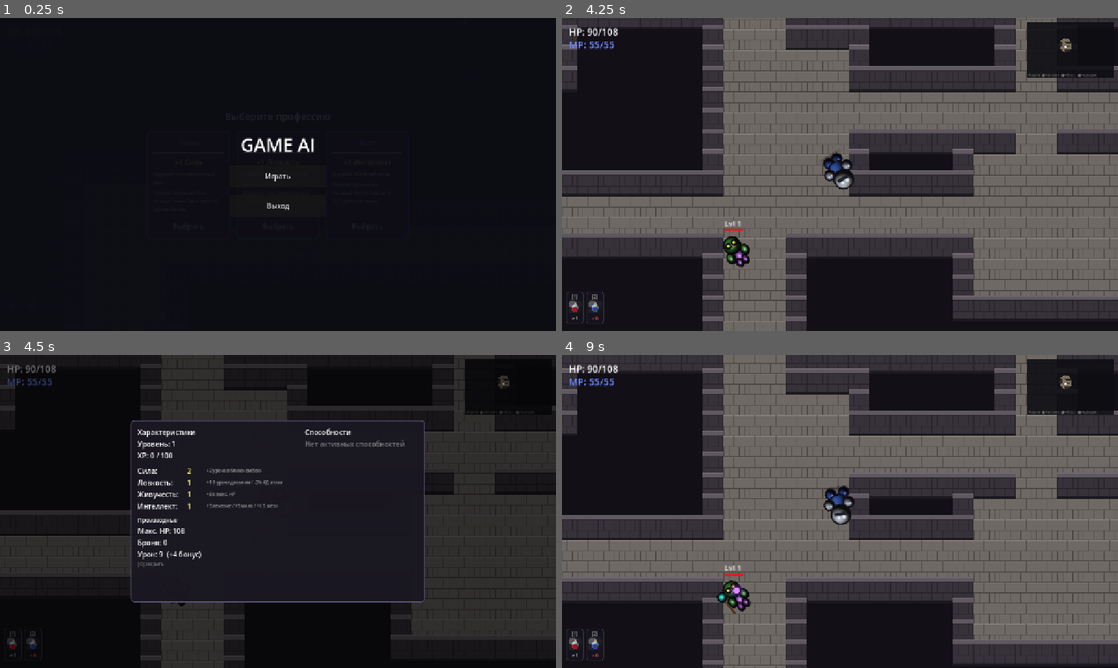
Above: before the commit, frames 1-4 (two rows, left to right).
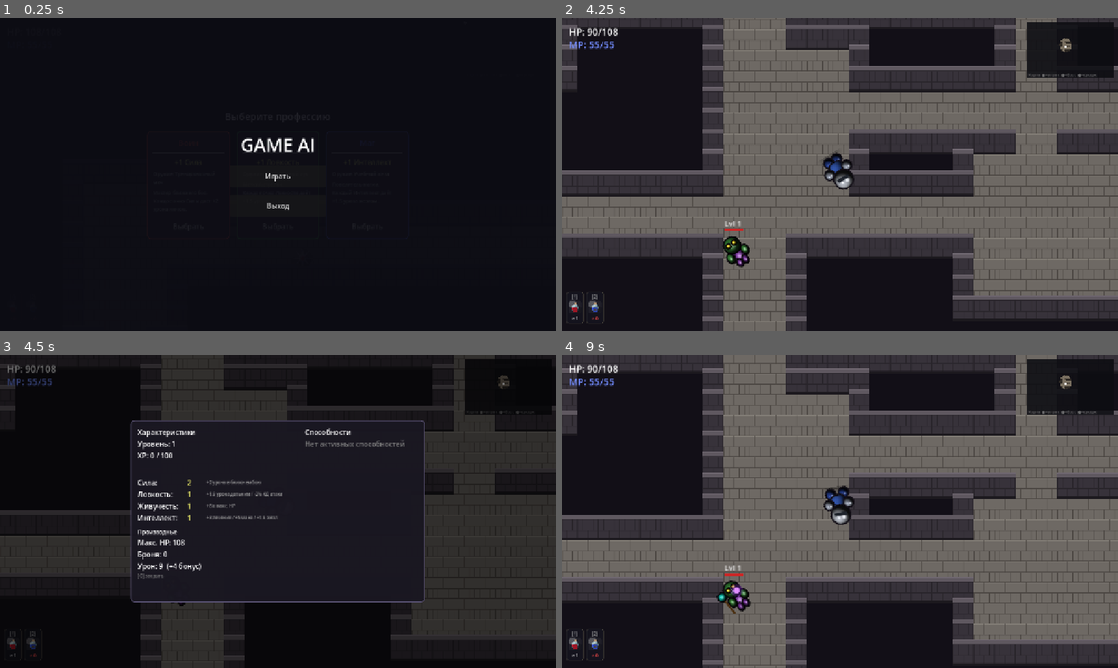
Above: after the commit, the same moments.

Repository: feelings07/game_ai
Game: Godot game, scene res://scenes/Main.tscn
Same seed, same stepped clock (60 frames per second), same inputs: the game is played once before the commit and once after it.
Inputs (mouse positions are in pixels of both pictures, inside the frame that each line leads up to):
- Up to frame 1 (0.25 s): no input
- Up to frame 2 (4.25 s): click "Играть" at 0.5 s; tap Enter at 1.25 s; move the mouse to (962, 158) at 1.27 s; hold D (move_right) 1.28-2.03 s; click (962, 158) at 1.35 s; move the mouse to (728, 190) at 2.02 s; hold S (move_down) 2.03-2.78 s; click (728, 190) at 2.1 s; move the mouse to (895, 105) at 2.77 s; hold D (move_right) 2.78-3.5 s; tap E (interact) at 2.85 s; click (895, 105) at 3.05 s; click "Выбрать" at 3.5 s
- Up to frame 3 (4.5 s): move the mouse to (250, 574) at 4.27 s; hold W (move_up) from 4.28 s (still down); tap O (toggle_stats) at 4.35 s
- Up to frame 4 (9 s): click (812, 574) at 4.55 s; tap Space at 5, 6.5, 8 s; move the mouse to (1006, 558) at 5.02 s; release W (move_up) at 5.03 s; hold A (move_left) 5.03-6.53 s; tap 1 at 5.1 s; click (1006, 558) at 5.3 s; tap Enter at 5.75, 7.25 s; move the mouse to (673, 464) at 5.77 s; tap 2 at 5.85 s; click (673, 464) at 6.05 s; move the mouse to (867, 511) at 6.52 s; hold S (move_down) 6.53-7.28 s; click (867, 511) at 6.6 s; move the mouse to (756, 433) at 7.27 s; hold D (move_right) 7.28-8.03 s; click (756, 433) at 7.35 s; move the mouse to (962, 495) at 8.02 s; hold W (move_up) 8.03-8.78 s; tap E (interact) at 8.1 s; click (962, 495) at 8.3 s; move the mouse to (728, 527) at 8.77 s; hold D (move_right) from 8.78 s (still down); tap O (toggle_stats) at 8.85 s

Frames 1-2 are identical in both runs. In frame 3, 1.4% of the frame differs, in the area x 24-51%, y 36-72%; in frame 4, nothing differs.

Commit message:
Enemy AI overhaul + stat point spending in stats window
Stats window:
- Added + buttons per stat, visible only when stat_points > 0
- Added green "Очки характеристик: N" label above stat rows

Enemy AI:
- hit_aggroed flag: enemy permanently pursues player after taking damage
  (AGGRO_LEASH=3000px, bypasses LOS check)
- Ranged enemies back away when player closer than 95px (FLEE_DIST)
- AStarGrid2D pathfinding: castle_generator builds nav grid after each
  level generation and stores it in GameEvents.nav_grid; enemies follow
  grid-based paths updated every 0.25s, falling back to direct movement
  if grid unavailable or path blocked

Co-Authored-By: Claude Sonnet 4.6 <noreply@anthropic.com>

Diff:
--- a/scripts/castle_generator.gd
+++ b/scripts/castle_generator.gd
@@ -124,6 +124,7 @@
 	_spawn_cell    = layout["spawn"]
 	_boss_cell     = layout["boss"]
 	_current_grid  = grid
+	_build_nav_grid()
 
 	_build_all_tiles(grid)
 	_build_background()
@@ -185,6 +186,22 @@
 
 	if _need_class_select:
 		_show_class_select()
+
+
+# ── Navigation grid ──────────────────────────────────────────────────────────
+
+func _build_nav_grid() -> void:
+	var nav := AStarGrid2D.new()
+	nav.region = Rect2i(0, 0, GRID_W, GRID_H)
+	nav.cell_size = Vector2(TILE, TILE)
+	nav.offset = Vector2(TILE / 2.0, TILE / 2.0)
+	nav.diagonal_mode = AStarGrid2D.DIAGONAL_MODE_ONLY_IF_NO_OBSTACLES
+	nav.update()
+	for y in GRID_H:
+		for x in GRID_W:
+			if _current_grid[y * GRID_W + x] != 1:
+				nav.set_point_solid(Vector2i(x, y), true)
+	GameEvents.nav_grid = nav
 
 
 # ── Class selection ───────────────────────────────────────────────────────────
--- a/scripts/enemy.gd
+++ b/scripts/enemy.gd
@@ -5,9 +5,15 @@
 const TEX_MAGIC_BOLT := preload("res://assets/sprites/magic_bolt.png")
 const TEX_FIREBALL   := preload("res://assets/sprites/fireball.png")
 const WORLD_ITEM_SCRIPT := preload("res://scripts/world_item.gd")
-const LEASH_MULT := 1.3
-const BAR_WIDTH := 28.0
-const BAR_HEIGHT := 4.0
+
+const LEASH_MULT      := 1.3
+const BAR_WIDTH       := 28.0
+const BAR_HEIGHT      := 4.0
+const TILE            := 32
+const AGGRO_LEASH     := 3000.0   # leash after being hit (practically unlimited)
+const FLEE_DIST       := 95.0     # ranged: back off when player closer than this
+const PATH_INTERVAL   := 0.25     # seconds between path recalculations
+const WAYPOINT_REACH  := 16.0     # pixels to consider waypoint reached
 
 var speed: float = 70.0
 var damage: int = 10
@@ -26,10 +32,15 @@
 
 var direction: Vector2 = Vector2.RIGHT
 var _aware: bool = false
+var _hit_aggroed: bool = false
 var _can_hit: bool = true
 var _wander_timer: float = 0.0
 var _attack_timer: float = 0.0
 var _hp_fill: ColorRect = null
+
+var _path: PackedVector2Array = PackedVector2Array()
+var _path_idx: int = 0
+var _path_timer: float = 0.0
 
 func _ready() -> void:
 	add_to_group("enemy")
@@ -92,29 +103,53 @@
 func _physics_process(delta: float) -> void:
 	if _attack_timer > 0.0:
 		_attack_timer -= delta
+	_path_timer -= delta
 
 	var player := _find_player()
 	var engaged := false
+	var dist := INF
+
 	if player != null:
+		dist = global_position.distance_to(player.global_position)
 		var detect_mult: float = 1.8 if enemy_type == "ranged" else 1.0
-		var leash: float = attack_range * detect_mult * (LEASH_MULT if _aware else 1.0)
-		var dist := global_position.distance_to(player.global_position)
-		if dist <= leash and _has_line_of_sight(player):
+		var base_range := attack_range * detect_mult
+		var leash: float
+		if _hit_aggroed:
+			leash = AGGRO_LEASH
+		elif _aware:
+			leash = base_range * LEASH_MULT
+		else:
+			leash = base_range
+		if dist <= leash and (_hit_aggroed or _has_line_of_sight(player)):
 			engaged = true
 			_aware = true
 		else:
-			_aware = false
-
-	if engaged:
-		direction = (player.global_position - global_position).normalized()
+			if not _hit_aggroed:
+				_aware = false
+
+	if engaged and player != null:
+		if _path_timer <= 0.0 or _path.is_empty():
+			_path_timer = PATH_INTERVAL
+			_update_path(player.global_position)
+
 		if enemy_type == "ranged":
-			velocity = Vector2.ZERO
-			if _attack_timer <= 0.0:
-				_shoot(player.global_position)
-				_attack_timer = attack_cooldown
+			if dist < FLEE_DIST:
+				# Back away from player, keep facing them
+				var flee_dir := (global_position - player.global_position).normalized()
+				velocity = flee_dir * speed
+				direction = (player.global_position - global_position).normalized()
+			else:
+				velocity = Vector2.ZERO
+				direction = (player.global_position - global_position).normalized()
+				if _attack_timer <= 0.0:
+					_shoot(player.global_position)
+					_attack_timer = attack_cooldown
 		else:
+			direction = _get_move_dir(player.global_position)
 			velocity = direction * speed
 	else:
+		_path.clear()
+		_path_idx = 0
 		_wander_timer -= delta
 		if _wander_timer <= 0.0:
 			_pick_new_direction()
@@ -129,6 +164,37 @@
 		$Sprite2D.rotation = velocity.angle()
 	elif engaged:
 		$Sprite2D.rotation = direction.angle()
+
+func _update_path(target_pos: Vector2) -> void:
+	var nav: AStarGrid2D = GameEvents.nav_grid
+	if nav == null:
+		_path.clear()
+		return
+	var from_cell := Vector2i(int(global_position.x / TILE), int(global_position.y / TILE))
+	var to_cell   := Vector2i(int(target_pos.x / TILE), int(target_pos.y / TILE))
+	from_cell = Vector2i(
+		clampi(from_cell.x, 0, nav.region.size.x - 1),
+		clampi(from_cell.y, 0, nav.region.size.y - 1))
+	to_cell = Vector2i(
+		clampi(to_cell.x, 0, nav.region.size.x - 1),
+		clampi(to_cell.y, 0, nav.region.size.y - 1))
+	if nav.is_point_solid(from_cell) or nav.is_point_solid(to_cell):
+		_path.clear()
+		return
+	_path = nav.get_point_path(from_cell, to_cell)
+	_path_idx = 1  # skip first point (we're already there)
+
+func _get_move_dir(target_pos: Vector2) -> Vector2:
+	if _path.is_empty() or _path_idx >= _path.size():
+		return (target_pos - global_position).normalized()
+	var wp: Vector2 = _path[_path_idx]
+	var to_wp := wp - global_position
+	if to_wp.length() < WAYPOINT_REACH:
+		_path_idx += 1
+		if _path_idx >= _path.size():
+			return (target_pos - global_position).normalized()
+		to_wp = _path[_path_idx] - global_position
+	return to_wp.normalized()
 
 func _has_line_of_sight(player: Node2D) -> bool:
 	var space_state := get_world_2d().direct_space_state
@@ -203,6 +269,7 @@
 func take_damage(amount: int, from_position: Vector2 = global_position) -> void:
 	health -= amount
 	_aware = true
+	_hit_aggroed = true
 	_update_health_bar()
 	if health <= 0:
 		_grant_xp_and_die()
@@ -253,7 +320,7 @@
 		var chance: float = float(entry.get("chance", 0.0)) * loot_mult * GradeDB.get_drop_mult(grade)
 		if randf() < chance:
 			var slot: String = str(item.get("slot", ""))
-			if slot != "" and slot != "potion" and item.get("type", "") != "potion":
+			if slot != "" and item.get("type", "") != "potion":
 				if awarded_slots.has(slot):
 					continue
 				awarded_slots[slot] = true
--- a/scripts/game_events.gd
+++ b/scripts/game_events.gd
@@ -5,6 +5,7 @@
 signal restart_requested
 
 var _ui_count: int = 0
+var nav_grid: AStarGrid2D = null
 
 func open_ui() -> void:
 	_ui_count += 1
--- a/scripts/stats_window.gd
+++ b/scripts/stats_window.gd
@@ -38,10 +38,12 @@
 
 var _lbl_level: Label = null
 var _lbl_xp: Label = null
+var _lbl_points: Label = null
 var _lbl_hp: Label = null
 var _lbl_armor: Label = null
 var _lbl_dmg: Label = null
 var _stat_rows: Dictionary = {}
+var _stat_plus_buttons: Dictionary = {}
 var _skills_grid: GridContainer = null
 
 func _ready() -> void:
@@ -79,6 +81,12 @@
 		GameEvents.open_ui()
 		_refresh()
 
+func _on_stat_plus_pressed(stat_name: String) -> void:
+	if stats_ref == null:
+		return
+	if stats_ref.spend_point(stat_name):
+		_refresh()
+
 func force_close() -> void:
 	if visible:
 		visible = false
@@ -129,6 +137,9 @@
 	vbox.add_child(_lbl_level)
 	_lbl_xp = Label.new()
 	vbox.add_child(_lbl_xp)
+	_lbl_points = Label.new()
+	_lbl_points.add_theme_color_override("font_color", Color(0.4, 0.9, 0.4))
+	vbox.add_child(_lbl_points)
 
 	var sep := HSeparator.new()
 	vbox.add_child(sep)
@@ -145,8 +156,17 @@
 		desc_lbl.text = str(STAT_DESCS.get(stat_name, ""))
 		desc_lbl.add_theme_font_size_override("font_size", 10)
 		desc_lbl.add_theme_color_override("font_color", Color(0.6, 0.6, 0.6))
+		var plus_btn := Button.new()
+		plus_btn.text = "+"
+		plus_btn.custom_minimum_size = Vector2(28, 0)
+		plus_btn.visible = false
+		var sn := stat_name
+		plus_btn.pressed.connect(func() -> void: _on_stat_plus_pressed(sn))
+		_stat_plus_buttons[stat_name] = plus_btn
+
 		row.mouse_filter = Control.MOUSE_FILTER_STOP
 		row.tooltip_text = str(STAT_TOOLTIPS.get(stat_name, ""))
+		row.add_child(plus_btn)
 		row.add_child(name_lbl)
 		row.add_child(val_lbl)
 		row.add_child(desc_lbl)
@@ -198,10 +218,16 @@
 	var lvl: int = int(stats_ref.level)
 	var cur_xp: int = int(stats_ref.xp)
 	var need_xp: int = int(stats_ref.xp_to_next)
+	var points: int = int(stats_ref.stat_points)
 	if _lbl_level != null:
 		_lbl_level.text = "Уровень: %d" % lvl
 	if _lbl_xp != null:
 		_lbl_xp.text = "XP: %d / %d" % [cur_xp, need_xp]
+	if _lbl_points != null:
+		_lbl_points.text = "Очки характеристик: %d" % points if points > 0 else ""
+	for sn: String in _stat_plus_buttons:
+		var btn: Button = _stat_plus_buttons[sn]
+		btn.visible = points > 0
 
 	for stat_name: String in STAT_ORDER:
 		var total: int = int(stats_ref.get_total(stat_name))
